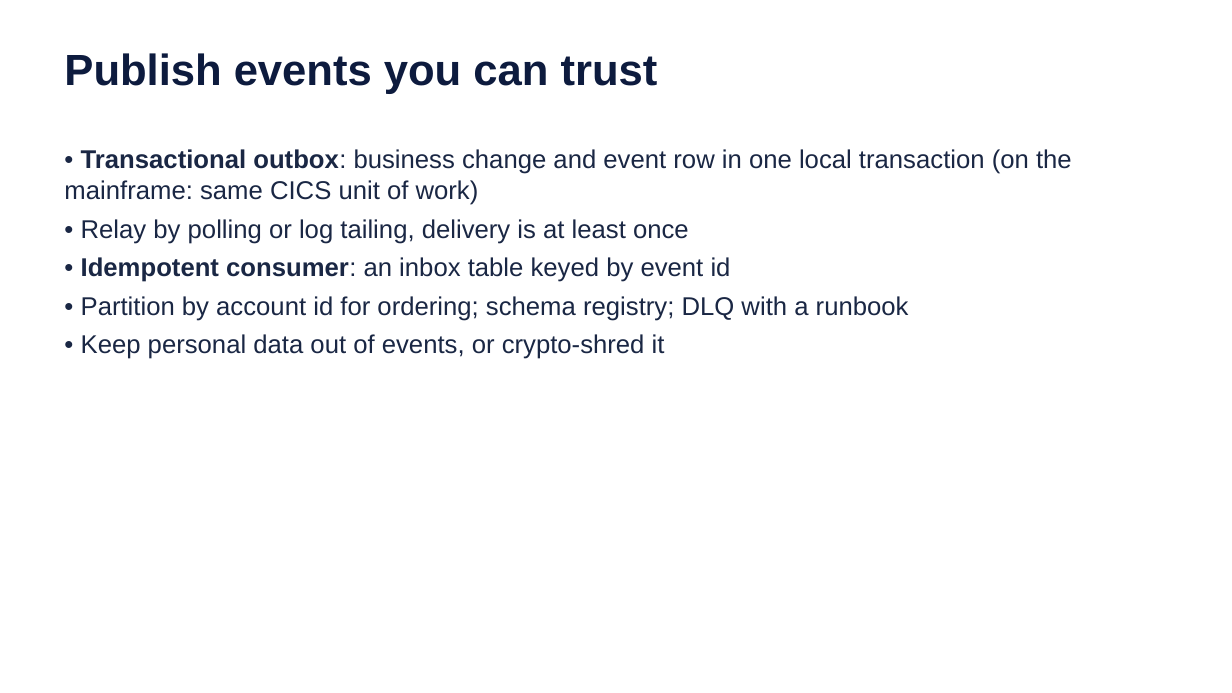
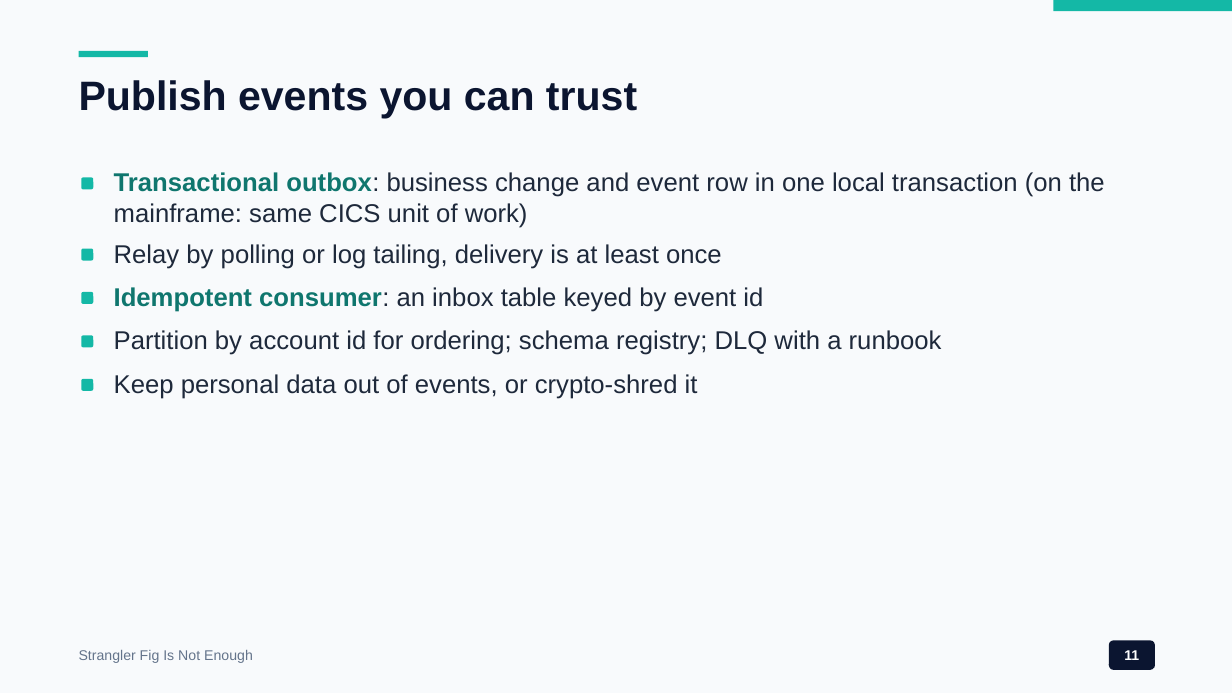
Before and after one commit to wallaceespindola/legacy-modernization-patterns, a slide deck: slide 11 of docs/presentations/legacy-modernization-patterns.pptx. Drawn at 1232x693 pixels with LibreOffice and Linux fonts; fonts in the diff are those of the drawing. Boxes give left, top, right and bottom in pixels: in the first picture for what was removed or moved away, otherwise in the second. Text is boxed around its words. In the diff, an @@ line names an element or a change of style, - is before the commit and + after.

```diff
--- a/docs/presentations/legacy-modernization-patterns.pptx
+++ b/docs/presentations/legacy-modernization-patterns.pptx
@@ background #FFFFFF to #F8FAFC @@
@@ rectangle added at (1054, 0, 1232, 11), fill #14B8A6 @@
@@ rectangle added at (79, 51, 148, 57), fill #14B8A6 @@
@@ text "Publish events you can trust": place and size @@
-text "Publish events you can trust" at (64, 53, 658, 94)
+text "Publish events you can trust" at (79, 80, 637, 118)
@@ text "Publish events you can trust" at (79, 80, 637, 118): size 34 to 32 pt, text colour #0D1B3E to #0B1530 @@
@@ text removed at (64, 149, 1072, 359) @@
-• Transactional outbox: business change and event row in one local transaction (on the mainframe: same CICS unit of work)
-• Relay by polling or log tailing, delivery is at least once
-• Idempotent consumer: an inbox table keyed by event id
-• Partition by account id for ordering; schema registry; DLQ with a runbook
-• Keep personal data out of events, or crypto-shred it
@@ rounded rectangle added at (81, 177, 93, 189), fill #14B8A6 @@
@@ text added at (114, 172, 1105, 228), 20 pt, text #1E293B @@
+Transactional outbox: business change and event row in one local transaction (on the mainframe: same CICS unit of work)
@@ rounded rectangle added at (81, 249, 93, 261), fill #14B8A6 @@
@@ text added at (114, 244, 722, 269), 20 pt, text #1E293B @@
+Relay by polling or log tailing, delivery is at least once
@@ rounded rectangle added at (81, 292, 93, 304), fill #14B8A6 @@
@@ text added at (114, 287, 763, 312), 20 pt, text #1E293B @@
+Idempotent consumer: an inbox table keyed by event id
@@ rounded rectangle added at (81, 335, 93, 348), fill #14B8A6 @@
@@ text added at (114, 330, 942, 355), 20 pt, text #1E293B @@
+Partition by account id for ordering; schema registry; DLQ with a runbook
@@ rounded rectangle added at (81, 379, 93, 391), fill #14B8A6 @@
@@ text added at (114, 374, 698, 399), 20 pt, text #1E293B @@
+Keep personal data out of events, or crypto-shred it
@@ text added at (79, 650, 253, 663), 11 pt, text #64748B @@
+Strangler Fig Is Not Enough
@@ rounded rectangle added at (1109, 640, 1155, 670), fill #0B1530, 11 pt, text #FFFFFF, bold @@
+11
```
Also in this commit, not shown: 22 other slides changed, 19 other files.
